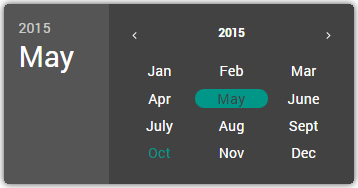
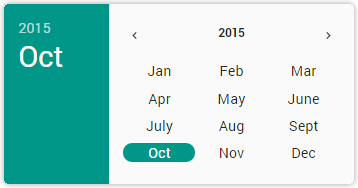
Layer changes from the first 358x188 image to the second:
removed layer "monthpicker-dark" over [0, 0, 358, 188]
